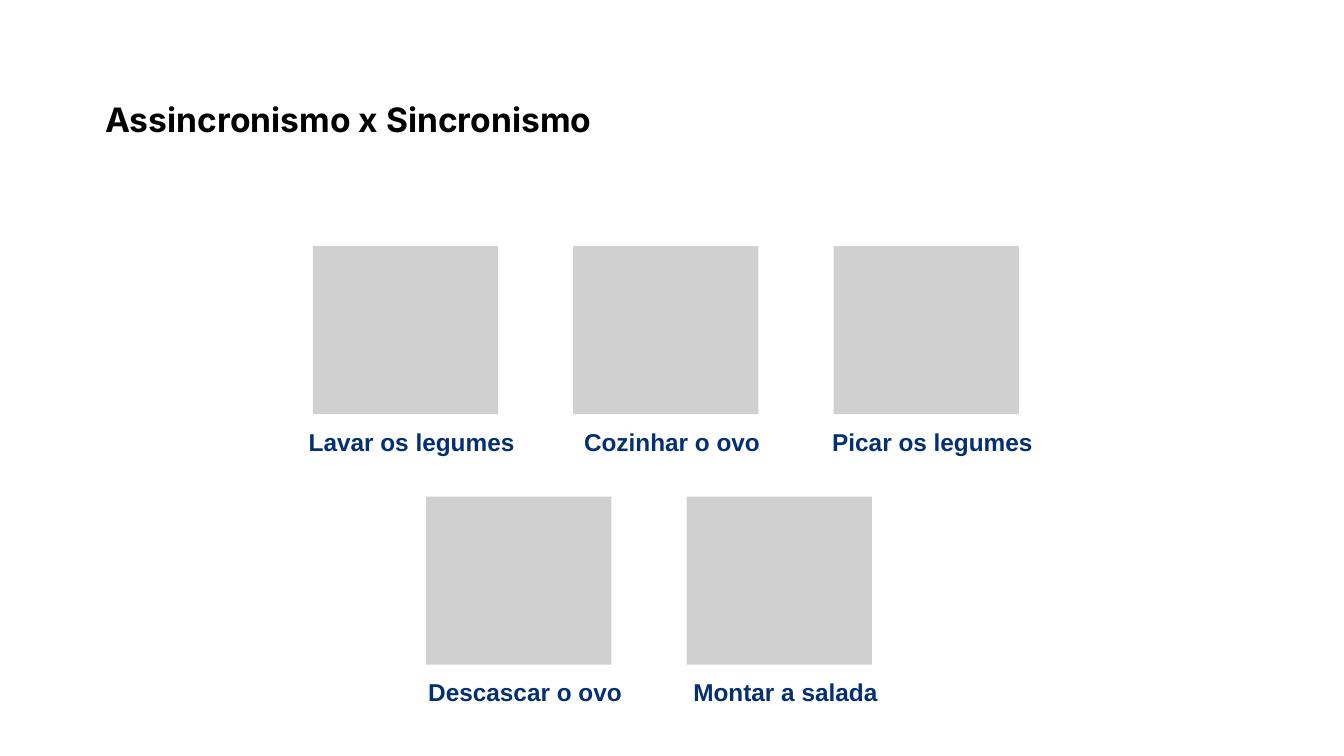
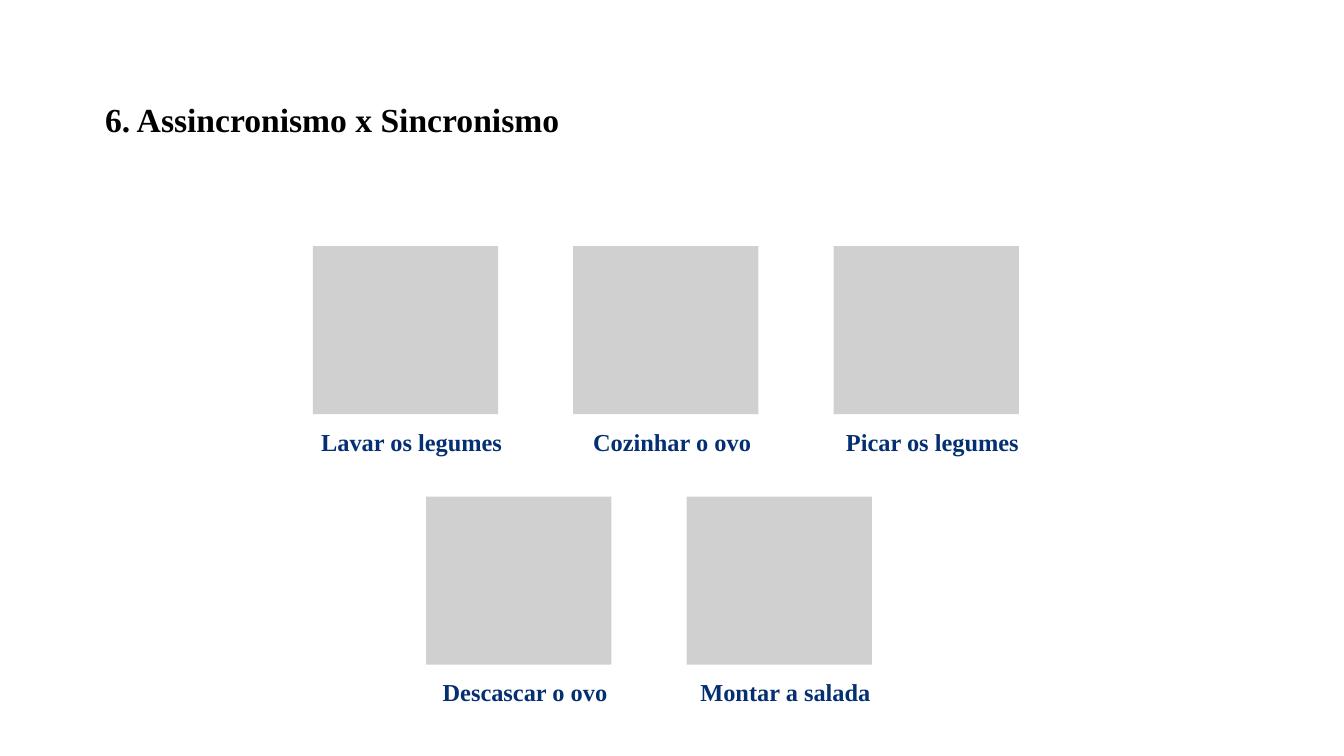
Before and after one commit to PedroMiho/UMC, a slide deck: slide 14 of engenharia-software/desenvolvimento-aplicacoes/pedro/Aula 10 - Programação Assincrona e Comunicação com API/Aula_Dart_Requisicoes_API.pptx. Drawn at 1344x756 pixels with LibreOffice and Linux fonts; fonts in the diff are those of the drawing; grey boxes stand for pictures; background and template pictures are left out. Boxes give left, top, right and bottom in pixels: in the first picture for what was removed or moved away, otherwise in the second. Text is boxed around its words. In the diff, an @@ line names an element or a change of style, - is before the commit and + after.

```diff
--- a/engenharia-software/desenvolvimento-aplicacoes/pedro/Aula 10 - Programação Assincrona e Comunicação com API/Aula_Dart_Requisicoes_API.pptx
+++ b/engenharia-software/desenvolvimento-aplicacoes/pedro/Aula 10 - Programação Assincrona e Comunicação com API/Aula_Dart_Requisicoes_API.pptx
@@ text at <box>105,108,560,133</box>: text changed; font Inter to Times New Roman @@
-Assincronismo x Sincronismo
+6. Assincronismo x Sincronismo
@@ font Arial to Times New Roman in 5 elements at <box>321,434,502,457</box>, <box>593,434,751,452</box>, <box>846,434,1019,457</box>, <box>443,685,608,702</box>, <box>700,684,870,702</box> @@
```
Also in this commit, not shown: 24 other slides changed, 1 other file.
